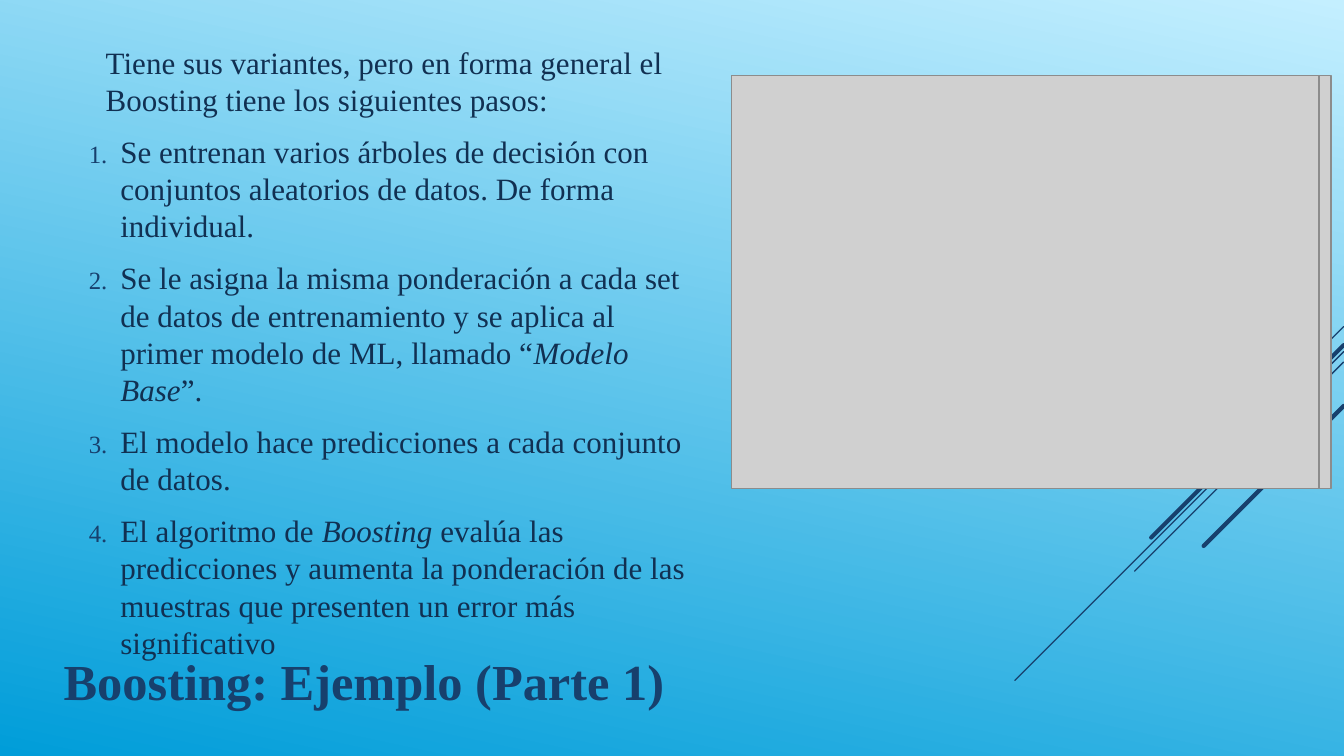
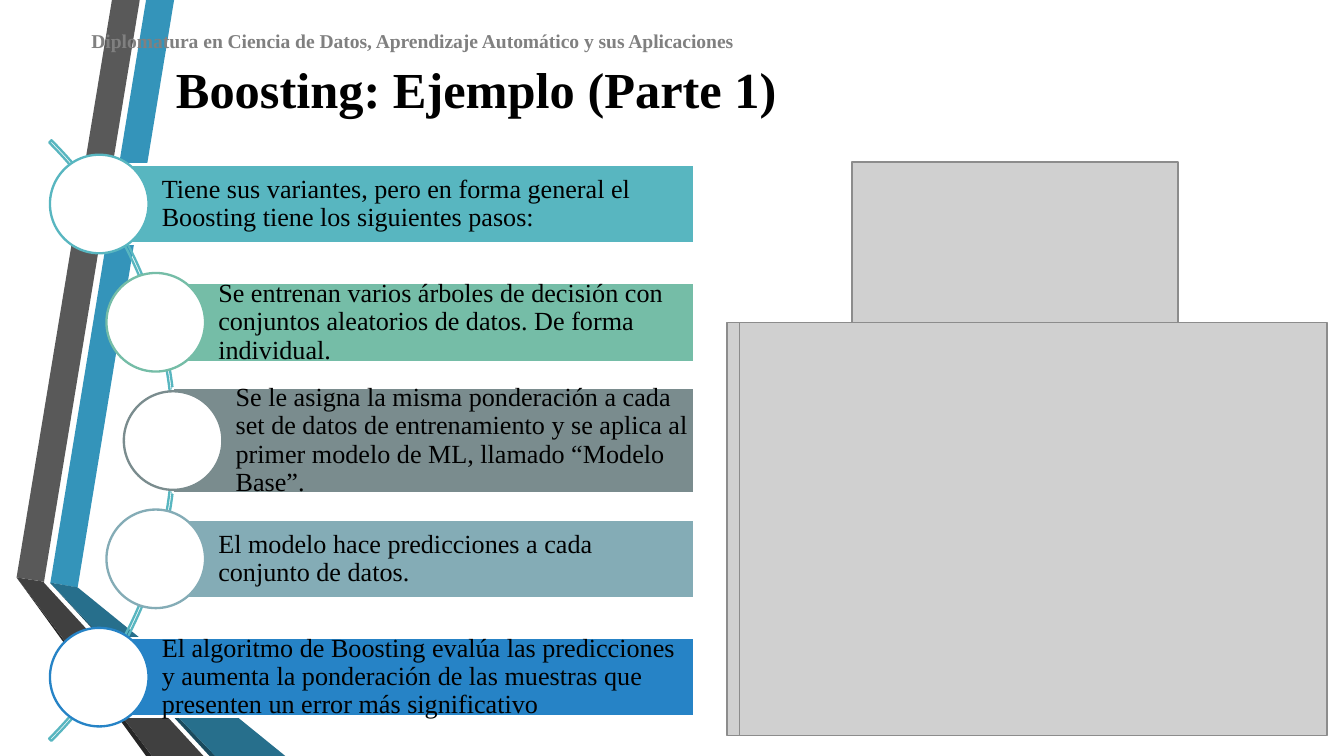
Before and after one commit to DiploDatos/AprendizajeSupervisado, a slide deck: slide 27 of Teórico/Aprendizaje Supervisado - Clase III.ppsx (slide 8 before the commit). Drawn at 1344x756 pixels with LibreOffice and Linux fonts; fonts in the diff are those of the drawing; grey boxes stand for pictures; background and template pictures are left out. Boxes give left, top, right and bottom in pixels: in the first picture for what was removed or moved away, otherwise in the second. Text is boxed around its words. In the diff, an @@ line names an element or a change of style, - is before the commit and + after.

```diff
--- a/Teórico/Aprendizaje Supervisado - Clase III.ppsx
+++ b/Teórico/Aprendizaje Supervisado - Clase III.ppsx
@@ background gradient #C4EFFF to #009DD9 to picture (left out) @@
@@ text added at <box>91,33,733,53</box>, 10.5 pt, text #808080, bold @@
+Diplomatura en Ciencia de Datos, Aprendizaje Automático y sus Aplicaciones
@@ text removed at <box>106,59,685,622</box> @@
-Tiene sus variantes, pero en forma general el Boosting tiene los siguientes pasos:
-1. Se entrenan varios árboles de decisión con conjuntos aleatorios de datos. De forma individual.
-2. Se le asigna la misma ponderación a cada set de datos de entrenamiento y se aplica al primer modelo de ML, llamado “Modelo Base”.
-3. El modelo hace predicciones a cada conjunto de datos.
-4. El algoritmo de Boosting evalúa las predicciones y aumenta la ponderación de las muestras que presenten un error más significativo
@@ title "Boosting: Ejemplo (Parte 1)": place and size @@
-title "Boosting: Ejemplo (Parte 1)" at <box>64,665,664,711</box>
+title "Boosting: Ejemplo (Parte 1)" at <box>176,73,776,119</box>
@@ title "Boosting: Ejemplo (Parte 1)" at <box>176,73,776,119</box>: text colour #17406D to #000000 @@
@@ picture: place and size @@
-picture at <box>868,75,1246,474</box>
+picture at <box>852,161,1179,505</box>
@@ picture: place and size @@
-picture at <box>731,75,1331,488</box>
+picture at <box>727,323,1327,735</box>
@@ picture: place and size @@
-picture at <box>731,75,1318,488</box>
+picture at <box>739,323,1327,735</box>
@@ group removed at <box>1015,327,1344,680</box>: 5 lines @@
@@ group added at <box>16,0,286,756</box>: 6 freeform shapes @@
@@ group added at <box>0,16,695,756</box>: 5 rectangles, 5 texts, 5 ellipses, 1 arch (boxed as its full ring) @@
+Tiene sus variantes, pero en forma general el Boosting tiene los siguientes pasos:
+Se entrenan varios árboles de decisión con conjuntos aleatorios de datos. De forma individual.
+Se le asigna la misma ponderación a cada set de datos de entrenamiento y se aplica al primer modelo de ML, llamado “Modelo Base”.
+El modelo hace predicciones a cada conjunto de datos.
+El algoritmo de Boosting evalúa las predicciones y aumenta la ponderación de las muestras que presenten un error más significativo
```
Also in this commit, not shown: 17 other slides changed, 19 slides added, 18 slides removed, 4 other files.
